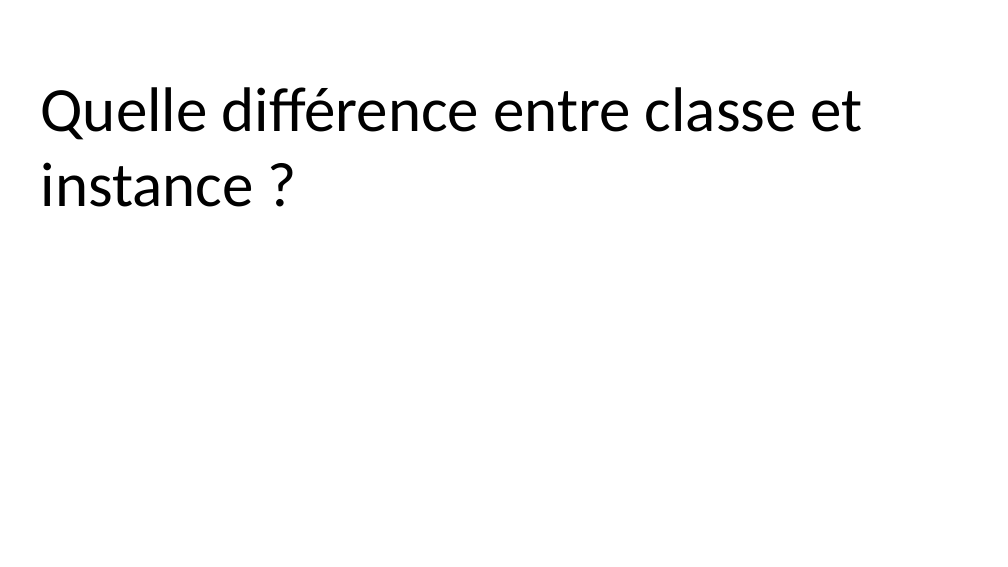
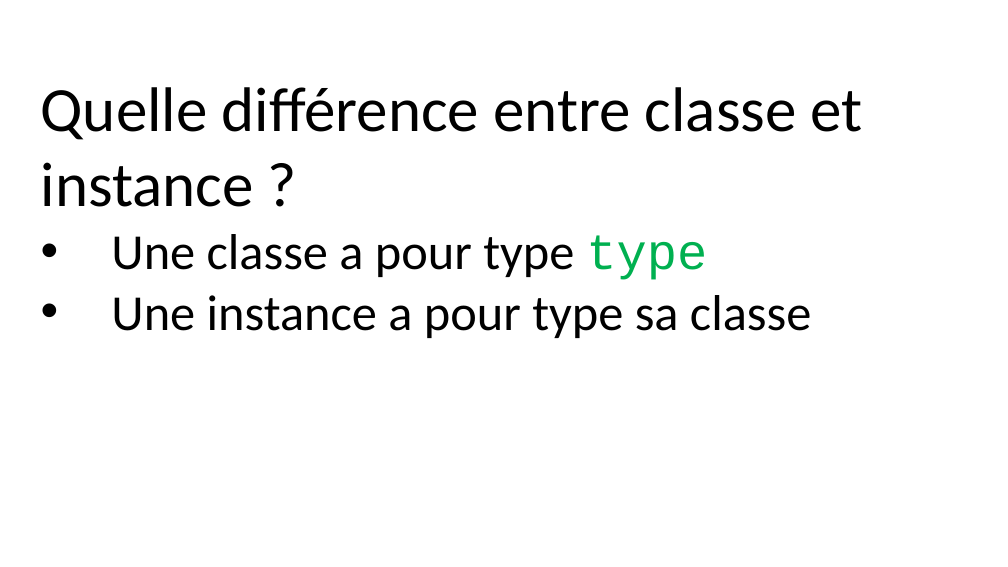
Before and after one commit to parmentelat/flotpython-archive, a slide deck: slide 5 of w9/w9-s5-av-slide1.pptx. Drawn at 1008x567 pixels with LibreOffice and Linux fonts; fonts in the diff are those of the drawing. Boxes give left, top, right and bottom in pixels: in the first picture for what was removed or moved away, otherwise in the second. Text is boxed around its words. In the diff, an @@ line names an element or a change of style, - is before the commit and + after.

```diff
--- a/w9/w9-s5-av-slide1.pptx
+++ b/w9/w9-s5-av-slide1.pptx
@@ text at <box>111,234,811,338</box>: paragraphs added @@
+• Une classe a pour type type
+• Une instance a pour type sa classe
```
Also in this commit, not shown: 1 other slide changed, 1 other file.
